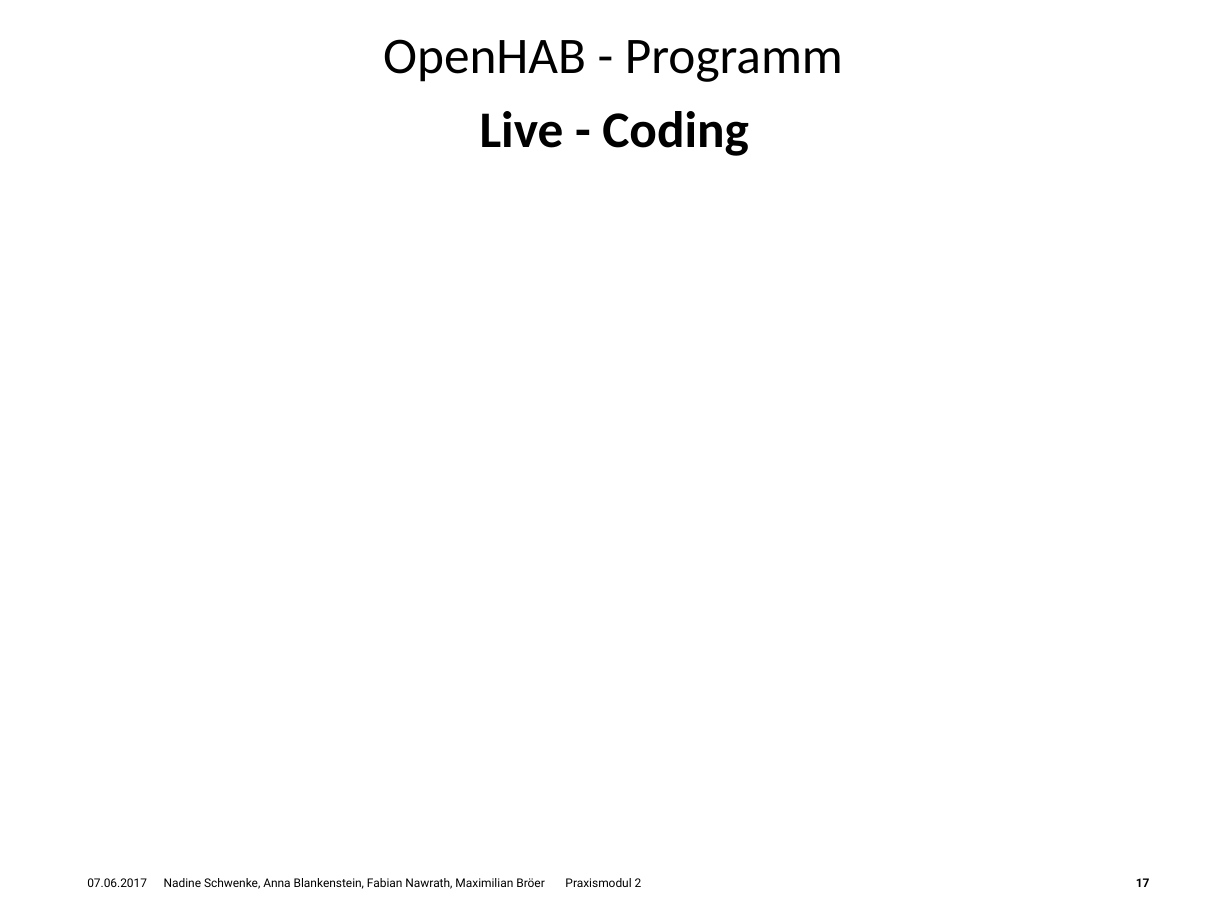
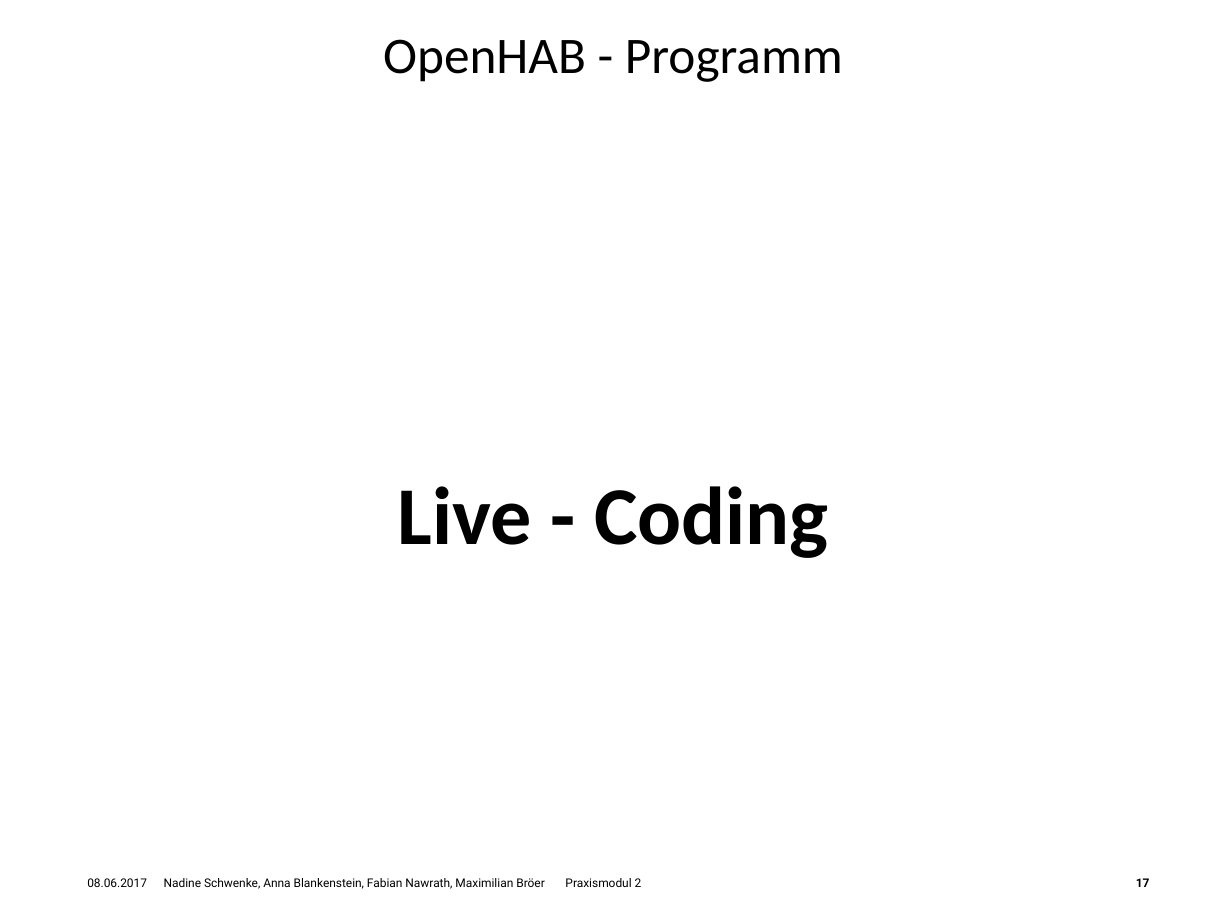
Before and after one commit to Nawygator/Praxisseminar, a slide deck: slide 17 of Hausautomationssysteme_überarbeitet.potx.pptx. Drawn at 1232x924 pixels with LibreOffice and Linux fonts; fonts in the diff are those of the drawing; background and template pictures are left out. Boxes give left, top, right and bottom in pixels: in the first picture for what was removed or moved away, otherwise in the second. Text is boxed around its words. In the diff, an @@ line names an element or a change of style, - is before the commit and + after.

```diff
--- a/Hausautomationssysteme_überarbeitet.potx.pptx
+++ b/Hausautomationssysteme_überarbeitet.potx.pptx
@@ text "Live - Coding": place and size @@
-text "Live - Coding" at (480,111,749,156)
+text "Live - Coding" at (398,486,829,558)
@@ text "Live - Coding" at (398,486,829,558): size 30 to 48 pt @@
@@ text at (87,878,642,889): text changed @@
-07.06.2017 Nadine Schwenke, Anna Blankenstein, Fabian Nawrath, Maximilian Bröer Praxismodul 2
+08.06.2017 Nadine Schwenke, Anna Blankenstein, Fabian Nawrath, Maximilian Bröer Praxismodul 2
```
Also in this commit, not shown: 20 other slides changed, 1 other file.
